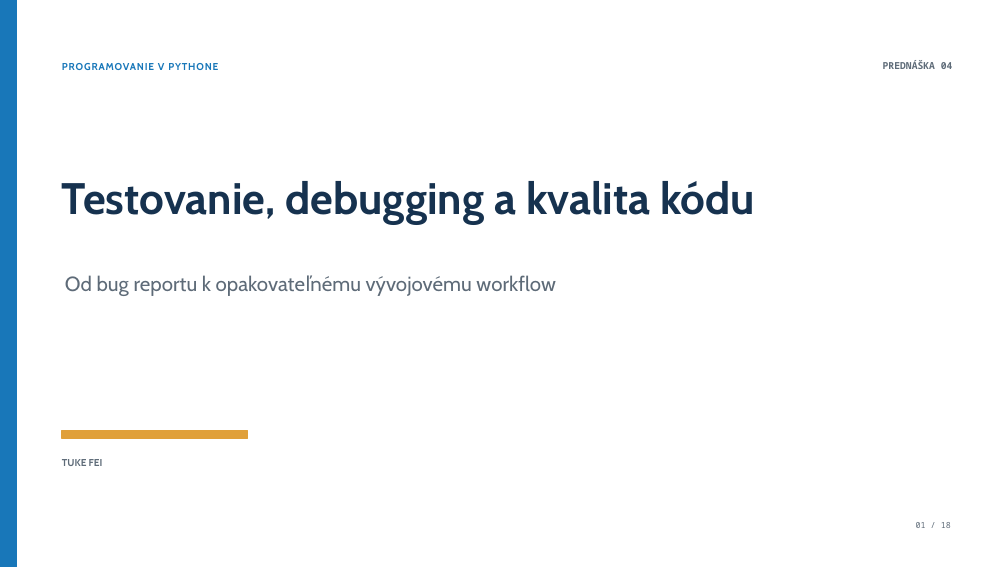
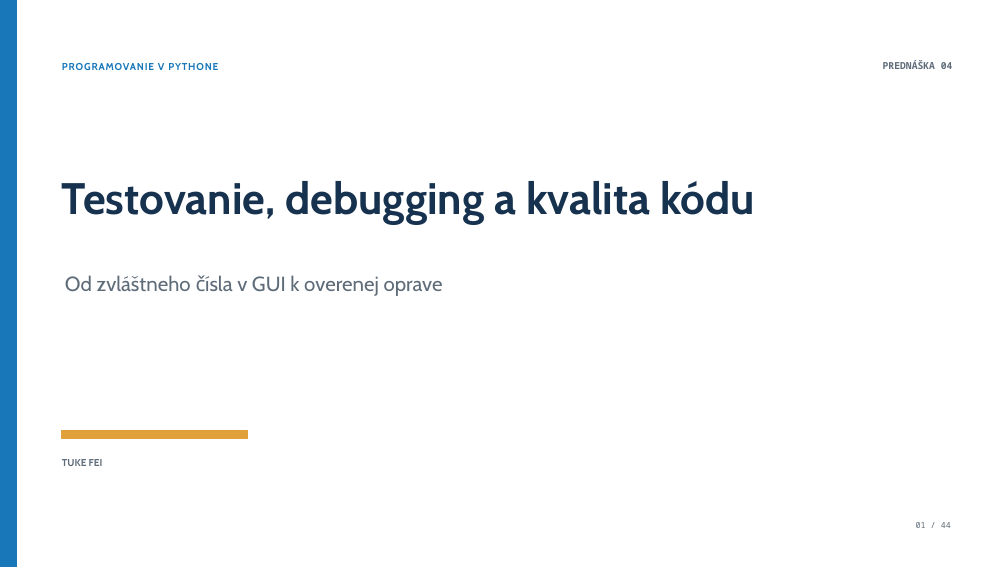
Before and after one commit to marek-horvath/python, a slide deck: slide 1 of presentations/04-testovanie-debugging-kvalita.sk.pptx. Drawn at 1008x567 pixels with LibreOffice and Linux fonts; fonts in the diff are those of the drawing. Boxes give left, top, right and bottom in pixels: in the first picture for what was removed or moved away, otherwise in the second. Text is boxed around its words. In the diff, an @@ line names an element or a change of style, - is before the commit and + after.

```diff
--- a/presentations/04-testovanie-debugging-kvalita.sk.pptx
+++ b/presentations/04-testovanie-debugging-kvalita.sk.pptx
@@ text at (65, 275, 443, 296): text changed @@
-Od bug reportu k opakovateľnému vývojovému workflow
+Od zvláštneho čísla v GUI k overenej oprave
```
Also in this commit, not shown: 43 slides added, 17 slides removed, 23 other files.
